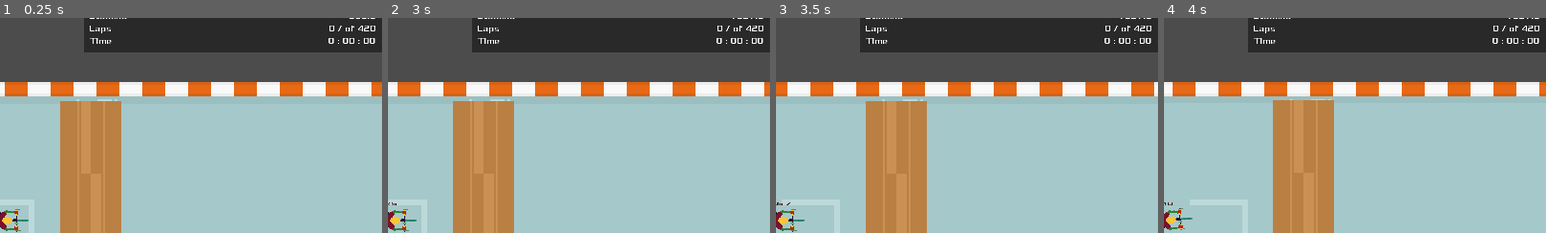
Above: before the commit, frames 1-4 (left to right).
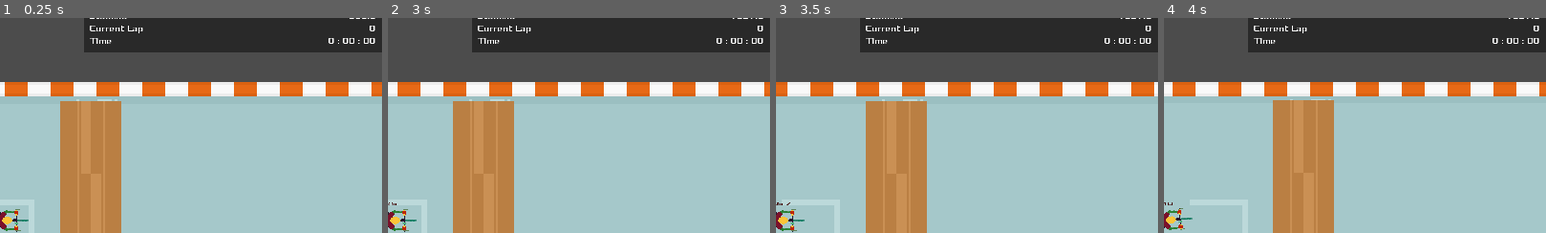
Above: after the commit, the same moments.

Repository: ivangoncharuk/Tour-de-Towson
Game: Godot game, scene res://World/World.tscn
Same seed, same stepped clock (60 frames per second), same inputs: the game is played once before the commit and once after it.
Inputs:
- Up to frame 1 (0.25 s): no input
- Up to frame 2 (3 s): click "Debug Draw" at 0.5 s; click "Max Stamina" at 1.25 s; tap Enter at 2 s; hold D (steer_right) 2.03-2.78 s; hold Tab (ui_focus_next) 2.03-2.78 s; tap Space at 2.75 s; hold S (brake) from 2.78 s (still down); tap Tab (ui_focus_next) at 2.85 s
- Up to frame 3 (3.5 s): keep holding S (brake)
- Up to frame 4 (4 s): release S (brake) at 3.53 s; hold D (steer_right) from 3.53 s (still down); hold Tab (ui_focus_next) from 3.53 s (still down)
The pictures show only the part of the screen within x 50-100%, y 3-53%; the shares and areas given below are measured in that part.

The runs differ from the first frame. In frame 1, 0.3% of the frame differs, in the area x 23-99%, y 3-8%; in frame 2, 0.3%; in frame 3, 0.3%; in frame 4, 0.3%.

Commit message:
Fixed Lap Counter, Added a skid particle

Diff:
--- a/CarDrawTest/CarDraw.gd
+++ /dev/null
@@ -1,75 +0,0 @@
-extends KinematicBody2D
-
-var wheel_base = 70
-var steering_angle = deg2rad(20)
-var steer_angle = 0
-
-var velocity = Vector2(10, 0)
-var animating = false
-
-func _ready():
-	$WheelFront.position = Vector2(wheel_base/2, 0)
-	$WheelRear.position = Vector2(-wheel_base/2, 0)
-
-func get_input():
-	if animating: return
-	if Input.is_action_just_pressed("ui_focus_next"):
-		$WheelRear.visible = !$WheelRear.visible
-		$WheelFront.visible = !$WheelFront.visible
-	velocity = Vector2.ZERO
-	var rot = 0
-	if Input.is_action_pressed("ui_right"):
-		rot += 1
-	if Input.is_action_pressed("ui_left"):
-		rot -= 1
-	rotation = rot * steering_angle
-	if rot != 0:
-		if Input.is_action_pressed("accelerate"):
-			velocity = Vector2(100, 0)
-			animate_ghost(velocity)
-#			$Ghost.position = velocity#.rotated(rotation)
-			return
-
-	var turn = 0
-	if Input.is_action_pressed("steer_right"):
-		turn += 1
-	if Input.is_action_pressed("steer_left"):
-		turn -= 1
-	steer_angle = turn * steering_angle
-	$WheelFront.rotation = steer_angle
-
-	if Input.is_action_pressed("accelerate"):
-		velocity = Vector2(100, 0)
-		calculate_steering()
-		animate_ghost(($WheelFront.position + $WheelRear.position)/2, ($WheelFront.position - $WheelRear.position).angle() + PI/2)
-
-func calculate_steering():
-	$WheelRear.position = Vector2(-wheel_base/2, 0) + velocity
-	$WheelFront.position = Vector2(wheel_base/2, 0) + velocity.rotated(steer_angle)
-#	$Ghost.position = ($WheelFront.position + $WheelRear.position)/2
-#	$Ghost.rotation = ($WheelFront.position - $WheelRear.position).angle() + PI/2
-
-func _physics_process(delta):
-	get_input()
-
-func animate_ghost(pos, rot=0):
-	if animating:
-		return
-	$Ghost.show()
-	$Sprite.modulate.a = 0.5
-	$Tween.interpolate_property($Ghost, "position",
-		Vector2(0, 0), pos, 1.0,
-		Tween.TRANS_LINEAR, Tween.EASE_IN_OUT)
-	if rot:
-		$Tween.interpolate_property($Ghost, "rotation",
-			PI/2, rot, 1.0,
-			Tween.TRANS_LINEAR, Tween.EASE_IN_OUT)
-	$Tween.start()
-	animating = true
-
-func _on_Tween_tween_completed(object, key):
-	yield(get_tree().create_timer(0.5), "timeout")
-	animating = false
-	$Sprite.modulate.a = 1
-	$Ghost.rotation = PI/2
-	$Ghost.hide()
--- a/CarDrawTest/CarDraw.tscn
+++ /dev/null
@@ -1,51 +0,0 @@
-[gd_scene load_steps=4 format=2]
-
-[ext_resource path="res://CarDrawTest/CarDraw.gd" type="Script" id=1]
-[ext_resource path="res://Assets/sprites/spritesheet_vehicles.png" type="Texture" id=2]
-
-[sub_resource type="CapsuleShape2D" id=1]
-radius = 33.5763
-height = 69.743
-
-[node name="CarDraw" type="KinematicBody2D"]
-script = ExtResource( 1 )
-__meta__ = {
-"_edit_group_": true
-}
-
-[node name="Sprite" type="Sprite" parent="."]
-show_behind_parent = true
-rotation = 1.5708
-texture = ExtResource( 2 )
-region_enabled = true
-region_rect = Rect2( 290, 0, 72, 132 )
-
-[node name="Ghost" type="Sprite" parent="."]
-show_behind_parent = true
-rotation = 1.5708
-texture = ExtResource( 2 )
-region_enabled = true
-region_rect = Rect2( 290, 0, 72, 132 )
-
-[node name="WheelRear" type="Polygon2D" parent="."]
-visible = false
-color = Color( 0, 0, 0, 1 )
-polygon = PoolVector2Array( -10, -4, 10, -4, 10, 4, -10, 4 )
-
-[node name="WheelFront" type="Polygon2D" parent="."]
-visible = false
-color = Color( 0, 0, 0, 1 )
-polygon = PoolVector2Array( -10, -4, 10, -4, 10, 4, -10, 4 )
-
-[node name="CollisionShape2D" type="CollisionShape2D" parent="."]
-visible = false
-rotation = 1.5708
-shape = SubResource( 1 )
-
-[node name="Camera2D" type="Camera2D" parent="."]
-current = true
-zoom = Vector2( 0.5, 0.5 )
-
-[node name="Tween" type="Tween" parent="."]
-
-[connection signal="tween_completed" from="Tween" to="." method="_on_Tween_tween_completed"]
--- a/CarDrawTest/CarTest.gd
+++ /dev/null
@@ -1,87 +0,0 @@
-extends KinematicBody2D
-
-var debug_draw = true
-
-var wheel_base = 70
-var steering_angle = deg2rad(15)
-var steering_angle_slow = deg2rad(15)
-var engine_power = 800
-var braking = -450
-#var max_speed = 650
-var max_speed_reverse = 250
-var friction = -0.9
-var drag = -0.001
-var traction_fast = 0.1
-var traction_slow = 0.5
-var slip_speed = 400
-
-var velocity = Vector2.ZERO
-var acceleration = Vector2.ZERO
-var steer_angle
-#var front_wheel
-#var rear_wheel
-
-func _ready():
-	$Node2D.visible = debug_draw
-
-func _draw():
-	if debug_draw:
-		draw_circle(Vector2(wheel_base/2.0, 0), 5, Color(1, 0, 0))
-		draw_circle(Vector2(-wheel_base/2.0, 0), 5, Color(1, 0, 0))
-
-func get_input():
-	var turn = 0
-	if Input.is_action_pressed("steer_right"):
-		turn += 1
-	if Input.is_action_pressed("steer_left"):
-		turn -= 1
-	steer_angle = turn * steering_angle
-	if velocity.length() < slip_speed:
-		steer_angle = turn * steering_angle_slow
-	if Input.is_action_pressed("accelerate"):
-		acceleration = transform.x * engine_power
-	if Input.is_action_pressed("brake"):
-		acceleration = transform.x * braking
-
-func _physics_process(delta):
-	if debug_draw:
-		$Node2D.global_rotation = 0
-		$Node2D/Label.text = str("%5.1f" % velocity.length())
-	acceleration = Vector2.ZERO
-	get_input()
-	apply_friction()
-	calculate_steering(delta)
-	velocity += acceleration * delta
-	velocity = move_and_slide(velocity)
-
-func apply_friction():
-	var f = velocity * friction
-	var d = velocity * velocity.length() * drag
-	if velocity.length() < 100:
-		f *= 3
-	if velocity.length() < 5:
-		velocity = Vector2.ZERO
-	acceleration += d + f
-
-func calculate_steering(delta):
-	var rear_wheel = position - transform.x * wheel_base / 2.0
-	var front_wheel = position + transform.x * wheel_base / 2.0
-	rear_wheel += velocity * delta
-	front_wheel += velocity.rotated(steer_angle) * delta
-	var new_heading = (front_wheel - rear_wheel).normalized()
-
-	var traction = traction_slow
-	$SkidLeft.emitting = false
-	$SkidRight.emitting = false
-
-	if velocity.length() > slip_speed:
-		traction = traction_fast
-	var d = new_heading.dot(velocity.normalized())
-	if d > 0.1 and d < 1 and velocity.length() > slip_speed:
-		$SkidLeft.emitting = true
-		$SkidRight.emitting = true
-	if d > 0:
-		velocity = velocity.linear_interpolate(new_heading * velocity.length(), traction)
-	elif d < 0:
-		velocity = -new_heading * min(velocity.length(), max_speed_reverse)
-	rotation = new_heading.angle()
--- a/CarDrawTest/CarTest.tscn
+++ /dev/null
@@ -1,74 +0,0 @@
-[gd_scene load_steps=7 format=2]
-
-[ext_resource path="res://CarDrawTest/CarTest.gd" type="Script" id=1]
-[ext_resource path="res://Assets/sprites/spritesheet_vehicles.png" type="Texture" id=2]
-[ext_resource path="res://Assets/fonts/Xolonium-Regular.ttf" type="DynamicFontData" id=3]
-
-[sub_resource type="CapsuleShape2D" id=1]
-radius = 33.5763
-height = 69.743
-
-[sub_resource type="DynamicFont" id=2]
-size = 42
-font_data = ExtResource( 3 )
-
-[sub_resource type="ParticlesMaterial" id=3]
-flag_disable_z = true
-gravity = Vector3( 0, 0, 0 )
-angular_velocity = 1.1042e+21
-orbit_velocity = 0.0
-orbit_velocity_random = 0.0
-scale = 10.0
-color = Color( 0, 0, 0, 1 )
-
-[node name="CarTest" type="KinematicBody2D"]
-script = ExtResource( 1 )
-__meta__ = {
-"_edit_group_": true
-}
-
-[node name="Sprite" type="Sprite" parent="."]
-show_behind_parent = true
-rotation = 1.5708
-texture = ExtResource( 2 )
-region_enabled = true
-region_rect = Rect2( 290, 0, 72, 132 )
-
-[node name="CollisionShape2D" type="CollisionShape2D" parent="."]
-rotation = 1.5708
-shape = SubResource( 1 )
-
-[node name="Node2D" type="Node2D" parent="."]
-
-[node name="Label" type="Label" parent="Node2D"]
-visible = false
-margin_left = -28.1052
-margin_top = -80.9892
-margin_right = 27.8948
-margin_bottom = -55.9892
-grow_horizontal = 2
-grow_vertical = 2
-custom_fonts/font = SubResource( 2 )
-text = "1000"
-__meta__ = {
-"_edit_use_anchors_": false
-}
-
-[node name="Camera2D" type="Camera2D" parent="."]
-scale = Vector2( 1.46725, 0.360987 )
-current = true
-zoom = Vector2( 2, 2 )
-
-[node name="SkidLeft" type="Particles2D" parent="."]
-show_behind_parent = true
-position = Vector2( -35, -15 )
-amount = 25
-local_coords = false
-process_material = SubResource( 3 )
-
-[node name="SkidRight" type="Particles2D" parent="."]
-show_behind_parent = true
-position = Vector2( -35, 13 )
-amount = 25
-local_coords = false
-process_material = SubResource( 3 )
--- a/Player/Player.gd
+++ b/Player/Player.gd
@@ -28,6 +28,9 @@
 export var max_stamina: float = 300
 export var stamina_regeneration: float = 0.05
 var stamina: float = max_stamina # <== starting stamina value
+
+func _ready() -> void:
+	pass
 
 
 func _physics_process(delta: float) -> void:
@@ -89,12 +92,12 @@
 	front_wheel += velocity.rotated(steer_direction) * delta
 	var new_heading: Vector2 = (front_wheel - rear_wheel).normalized()
 	var traction = traction_slow
-#	$SkidLeft.emitting = false
+	$Skid.emitting = false
 	if velocity.length() > slip_speed:
 		traction = traction_fast
 	var d = new_heading.dot(velocity.normalized())
-#	if d > 0.1 and d < 1 and velocity.length() > slip_speed:
-#		$SkidLeft.emitting = true
+	if d > 0.1 and d < 1 and velocity.length() > slip_speed:
+		$Skid.emitting = true
 	if d > 0:
 		velocity = velocity.linear_interpolate(new_heading * velocity.length(), traction)
 	elif d < 0:
--- a/Player/Player.tscn
+++ b/Player/Player.tscn
@@ -1,8 +1,18 @@
-[gd_scene load_steps=5 format=2]
+[gd_scene load_steps=7 format=2]
 
 [ext_resource path="res://Assets/sprites/bicyclist_pixel_art_concept.png" type="Texture" id=1]
 [ext_resource path="res://Player/Player.gd" type="Script" id=2]
 [ext_resource path="res://Assets/fonts/font_x20.tres" type="DynamicFont" id=3]
+[ext_resource path="res://PlayerHUD/PlayerHUD.tscn" type="PackedScene" id=4]
+
+[sub_resource type="ParticlesMaterial" id=2]
+flag_disable_z = true
+gravity = Vector3( 0, 0, 0 )
+orbit_velocity = 0.0
+orbit_velocity_random = 0.0
+scale = 4.0
+scale_random = 0.65
+color = Color( 0, 0, 0, 1 )
 
 [sub_resource type="CapsuleShape2D" id=1]
 radius = 17.9999
@@ -13,6 +23,12 @@
 debug_draw = true
 max_speed_reverse = 100
 stamina_regeneration = 0.25
+
+[node name="Skid" type="Particles2D" parent="."]
+position = Vector2( -59, 0 )
+amount = 20
+local_coords = false
+process_material = SubResource( 2 )
 
 [node name="Sprite" type="Sprite" parent="."]
 show_behind_parent = true
@@ -29,6 +45,11 @@
 current = true
 zoom = Vector2( 2.5, 2.5 )
 
+[node name="CanvasLayer" type="CanvasLayer" parent="Camera2D"]
+
+[node name="PlayerHUD" parent="Camera2D/CanvasLayer" instance=ExtResource( 4 )]
+player_path = NodePath("../../..")
+
 [node name="LabelContainer" type="Node2D" parent="."]
 
 [node name="SpeedLabel" type="Label" parent="LabelContainer"]
--- a/PlayerHUD/PlayerHUD.gd
+++ b/PlayerHUD/PlayerHUD.gd
@@ -16,3 +16,4 @@
 func _process(_delta):
 	if player:
 		$Panel/VBoxContainer/Speedometer/Stamina.text = "%3.1f" % player.stamina
+		$Panel/VBoxContainer/LapCounter/CurrentLap.text = "%d" % Global.get_lap_counter()
--- a/PlayerHUD/PlayerHUD.tscn
+++ b/PlayerHUD/PlayerHUD.tscn
@@ -57,25 +57,18 @@
 margin_bottom = 42.0
 
 [node name="Label" type="Label" parent="Panel/VBoxContainer/LapCounter"]
-margin_right = 393.0
+margin_right = 465.0
 margin_bottom = 19.0
 size_flags_horizontal = 3
 custom_fonts/font = ExtResource( 2 )
-text = "Laps"
+text = "Current Lap"
 
-[node name="LapsCompleted" type="Label" parent="Panel/VBoxContainer/LapCounter"]
-margin_left = 397.0
-margin_right = 421.0
-margin_bottom = 19.0
-custom_fonts/font = ExtResource( 2 )
-text = "0 /"
-
-[node name="TotalLaps" type="Label" parent="Panel/VBoxContainer/LapCounter"]
-margin_left = 425.0
+[node name="CurrentLap" type="Label" parent="Panel/VBoxContainer/LapCounter"]
+margin_left = 469.0
 margin_right = 480.0
 margin_bottom = 19.0
 custom_fonts/font = ExtResource( 2 )
-text = "of 420"
+text = "2"
 
 [node name="Time" type="HBoxContainer" parent="Panel/VBoxContainer"]
 margin_top = 46.0
--- a/World/World.tscn
+++ b/World/World.tscn
@@ -1,10 +1,9 @@
-[gd_scene load_steps=15 format=2]
+[gd_scene load_steps=14 format=2]
 
 [ext_resource path="res://World/World.gd" type="Script" id=1]
 [ext_resource path="res://Player/Player.tscn" type="PackedScene" id=2]
 [ext_resource path="res://ControlPanel/ControlPanel.tscn" type="PackedScene" id=3]
 [ext_resource path="res://Assets/sprites/kenny_racetrack_tiles.png" type="Texture" id=4]
-[ext_resource path="res://PlayerHUD/PlayerHUD.tscn" type="PackedScene" id=5]
 [ext_resource path="res://Checkpoint/Checkpoint.tscn" type="PackedScene" id=6]
 
 [sub_resource type="ConvexPolygonShape2D" id=2]
@@ -241,11 +240,6 @@
 [node name="ControlPanel" parent="DevTools" instance=ExtResource( 3 )]
 player_path = NodePath("../../Player")
 
-[node name="CanvasLayer" type="CanvasLayer" parent="."]
-
-[node name="PlayerHUD" parent="CanvasLayer" instance=ExtResource( 5 )]
-player_path = NodePath("../../Player")
-
 [node name="Checkpoints" type="Node" parent="."]
 
 [node name="Finish" parent="Checkpoints" instance=ExtResource( 6 )]
